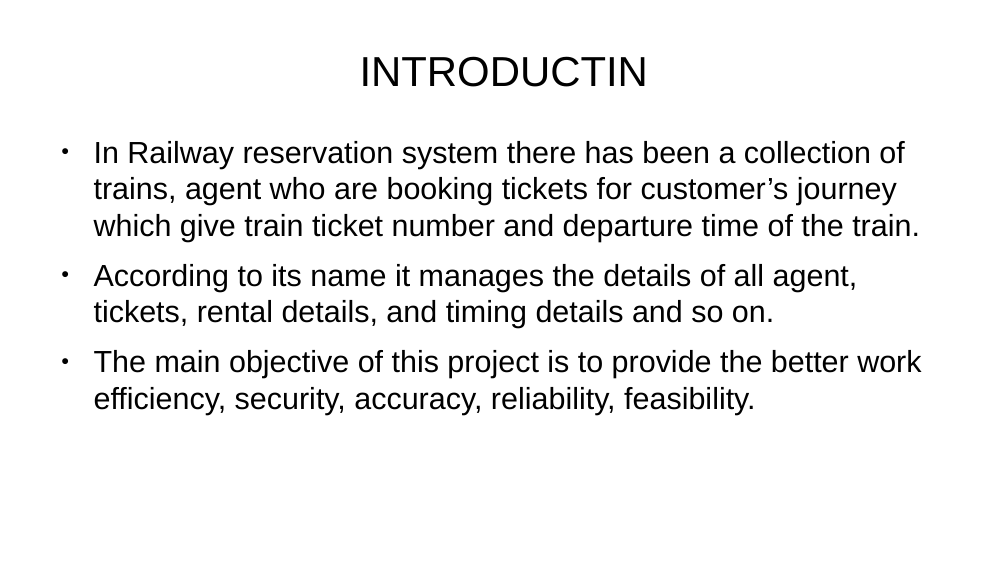
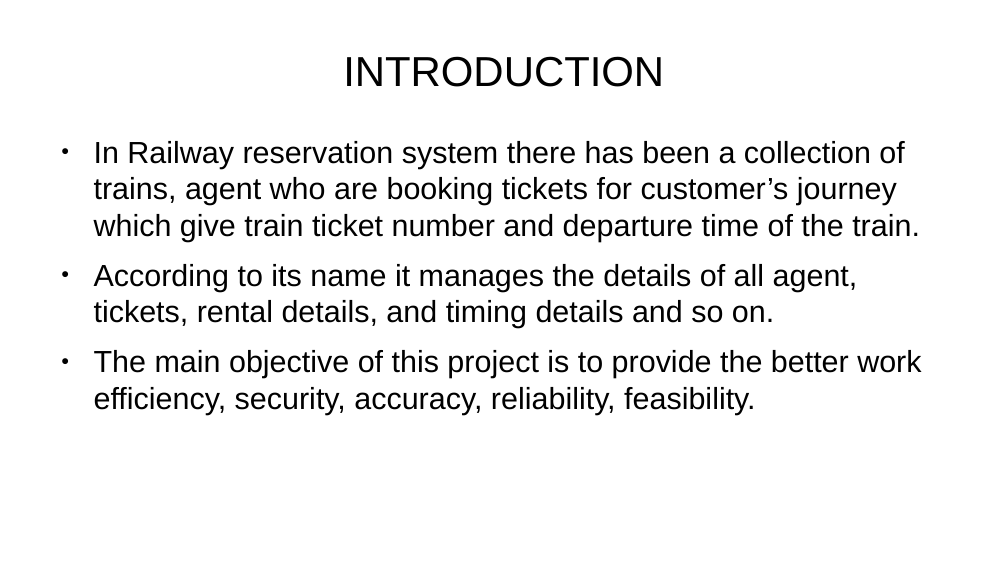
Before and after one commit to nahidulislamshakin/Railway-Reservation-System, a slide deck: slide 2 of Railway Reservatin System.pptx. Drawn at 1008x567 pixels with LibreOffice and Linux fonts; fonts in the diff are those of the drawing; background and template pictures are left out. Boxes give left, top, right and bottom in pixels: in the first picture for what was removed or moved away, otherwise in the second. Text is boxed around its words. In the diff, an @@ line names an element or a change of style, - is before the commit and + after.

```diff
--- a/Railway Reservatin System.pptx
+++ b/Railway Reservatin System.pptx
@@ title at (343,56,664,87): text changed @@
-INTRODUCTIN
+INTRODUCTION
```
Also in this commit, not shown: 1 other file.
